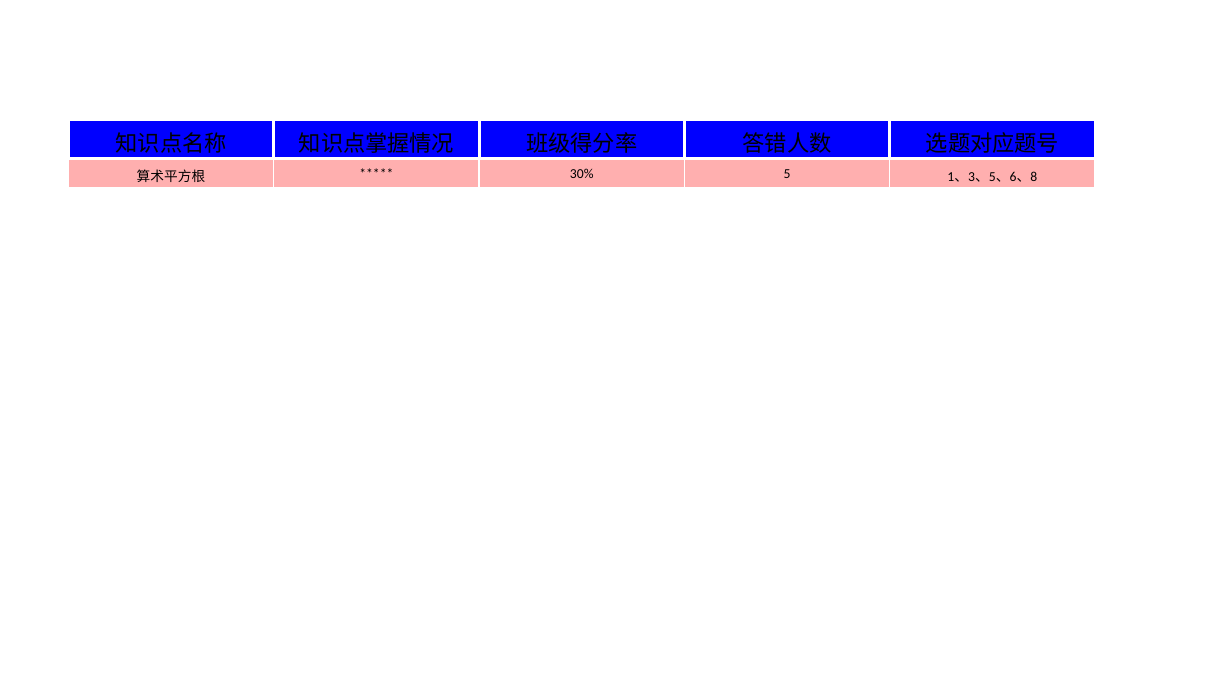
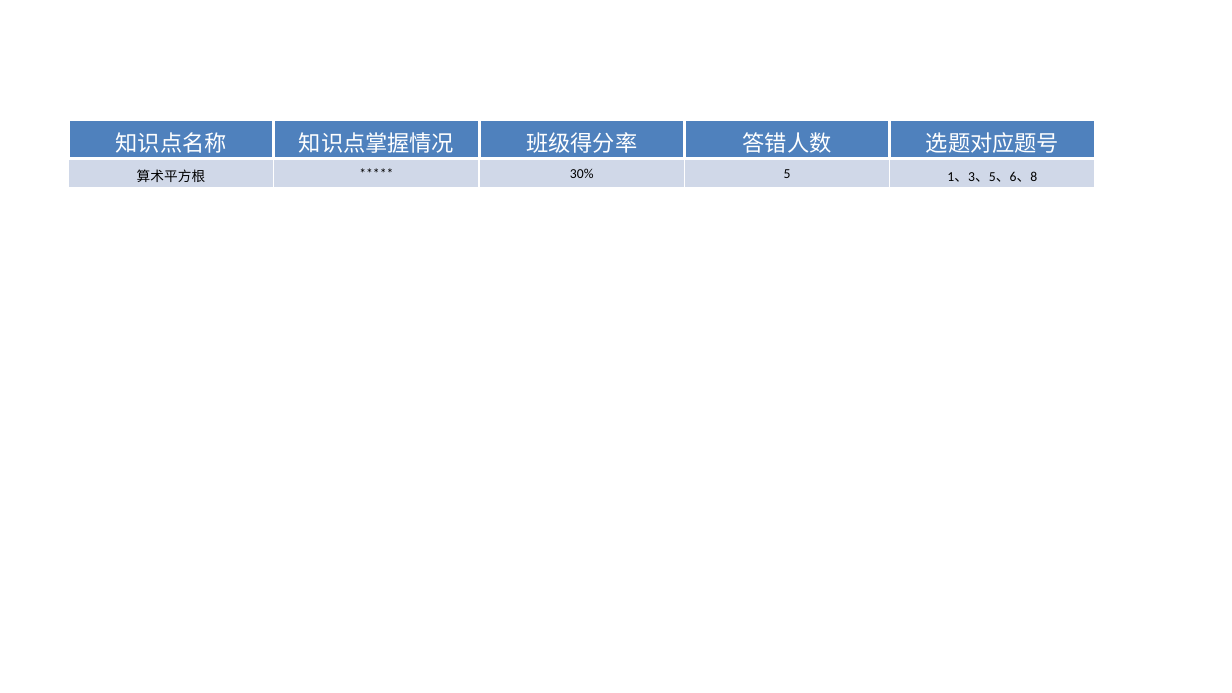
Before and after one commit to Steven-hsm/java-interview, a slide deck: slide 7 of 教师讲义.pptx. Drawn at 1232x693 pixels with LibreOffice and Linux fonts; fonts in the diff are those of the drawing; background and template pictures are left out. Boxes give left, top, right and bottom in pixels: in the first picture for what was removed or moved away, otherwise in the second. Text is boxed around its words. In the diff, an @@ line names an element or a change of style, - is before the commit and + after.

```diff
--- a/教师讲义.pptx
+++ b/教师讲义.pptx
@@ table at bbox=[69, 120, 1098, 186] @@
@@ fill #0000FF to #4F81BD in row 1 @@
@@ fill #FFAFAF to #D0D8E8 in row 2 @@
@@ text colour #000000 to #FFFFFF in "知识点名称", "知识点掌握情况", "班级得分率", "答错人数" and 1 more places @@
```
Also in this commit, not shown: 5 other slides changed, 3 other files.
